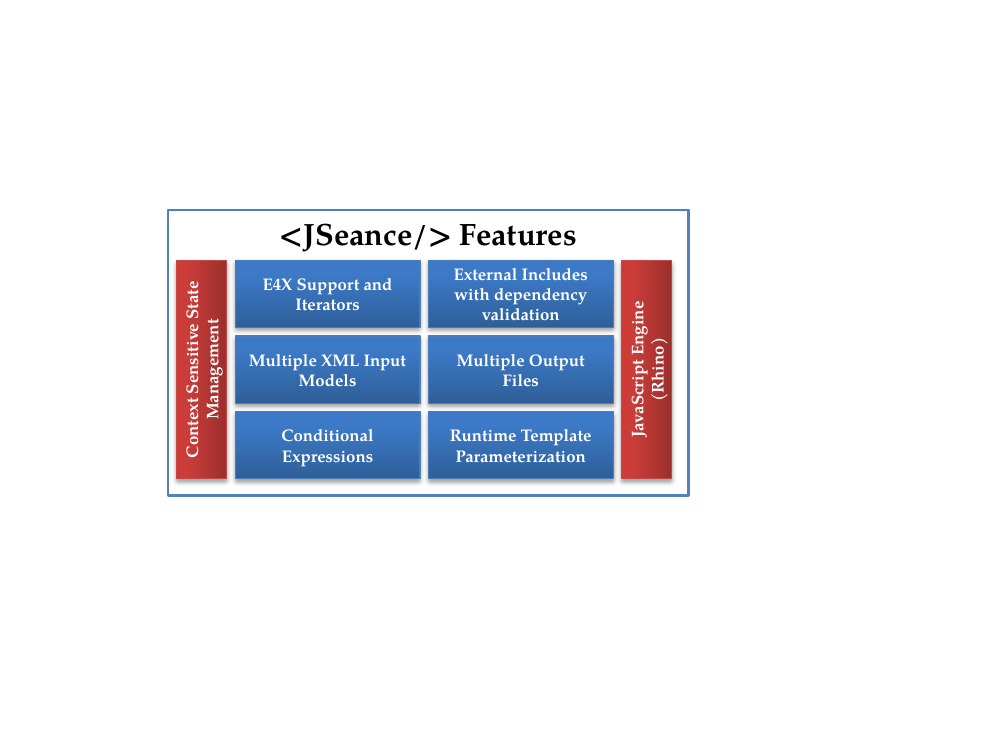
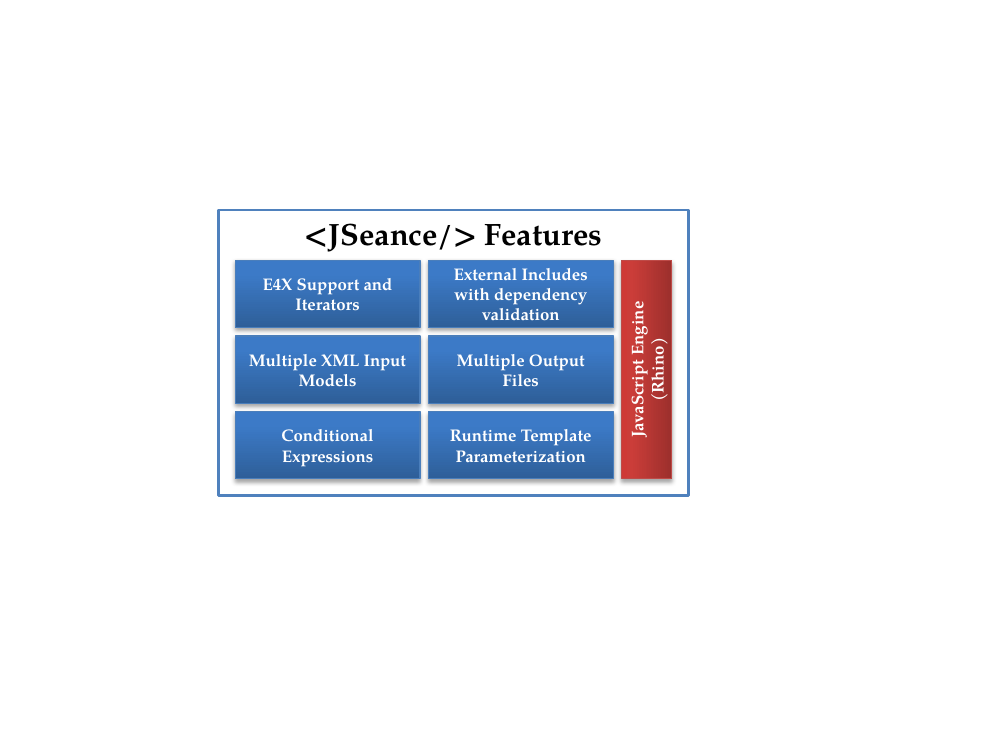
Before and after one commit to amurilloc/jseance, a slide deck: slide 4 of wiki/images/source/ImageSource.pptx. Drawn at 1008x756 pixels with LibreOffice and Linux fonts; fonts in the diff are those of the drawing. Boxes give left, top, right and bottom in pixels: in the first picture for what was removed or moved away, otherwise in the second. Text is boxed around its words. In the diff, an @@ line names an element or a change of style, - is before the commit and + after.

```diff
--- a/wiki/images/source/ImageSource.pptx
+++ b/wiki/images/source/ImageSource.pptx
@@ rectangle "<JSeance/> Features": place and size @@
-rectangle "<JSeance/> Features" at box(168, 210, 689, 495)
+rectangle "<JSeance/> Features" at box(219, 210, 689, 495)
@@ rectangle removed at box(177, 261, 227, 479) @@
-Context Sensitive State Management
```
Also in this commit, not shown: 1 other slide changed.
